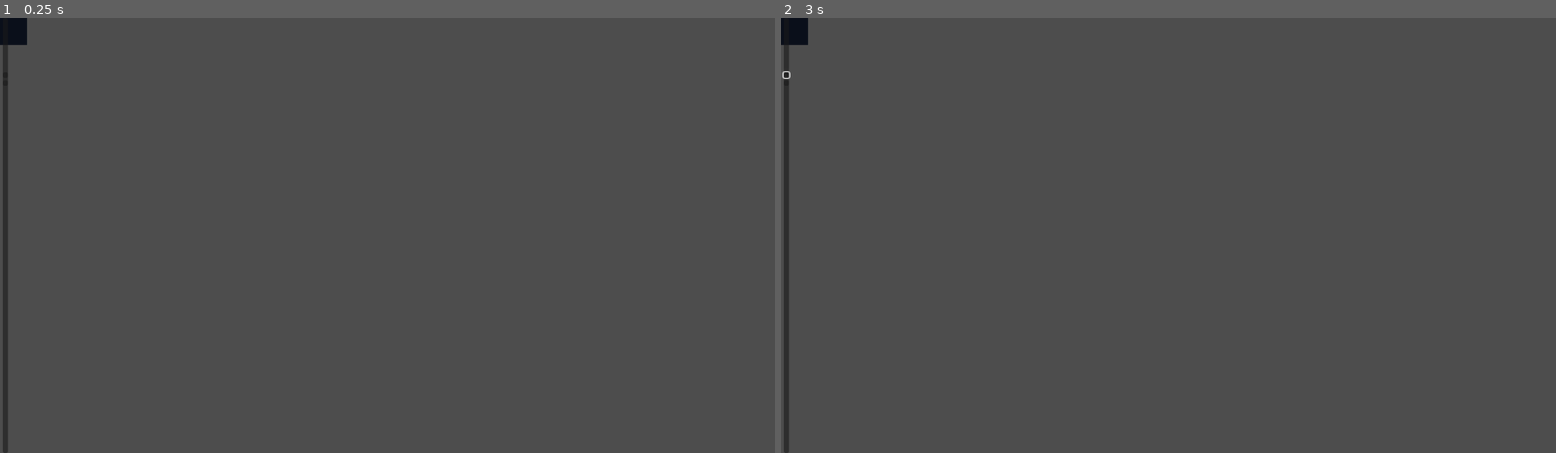
Above: before the commit, frames 1-2 (left to right).
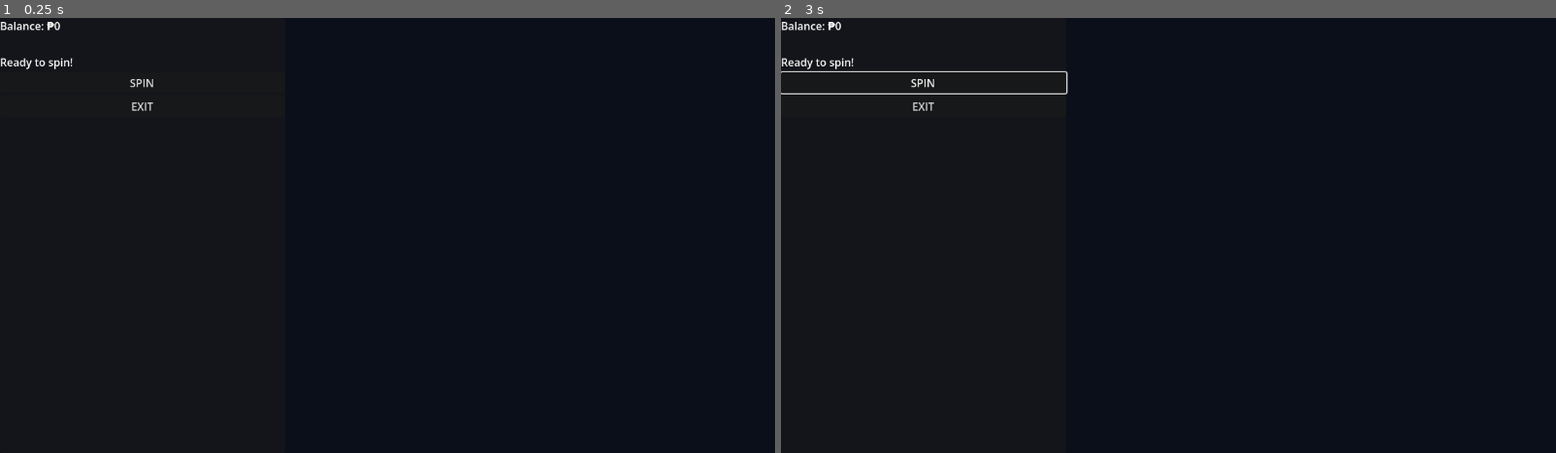
Above: after the commit, the same moments.

Repository: jbndct/After-School
Game: Godot game, scene res://scenes/SugalHub.tscn
Same seed, same stepped clock (60 frames per second), same inputs: the game is played once before the commit and once after it. This scene is started directly instead of the project's main scene.
Inputs (mouse positions are in pixels of both pictures, inside the frame that each line leads up to; where the layout moved, square brackets give the same spot in the first picture):
- Up to frame 1 (0.25 s): no input
- Up to frame 2 (3 s): click (920, 83) [788, 74] at 0.5 s; tap Enter at 1.25, 2.75 s; move the mouse to (1339, 213) at 1.27 s; hold D (move_right) 1.28-2.78 s; click (1339, 213) at 1.42 s; tap Space at 2 s; move the mouse to (1013, 257) at 2.02 s; move the mouse to (1246, 139) at 2.77 s; hold Left (move_left) from 2.78 s (still down)

The runs differ from the first frame. In frame 1, 100% of the frame differs, in the area x 0-100%, y 0-100%; in frame 2, 100%.
Error after the commit: Attempt to call function 'add_child' in base 'null instance' on a null instance. (res://scenes/sugal_hub.gd:37)

Commit message:
SugalHub modifications

Diff:
--- a/scenes/SugalHub.tscn
+++ b/scenes/SugalHub.tscn
@@ -1,4 +1,6 @@
 [gd_scene format=3 uid="uid://bvif1vja8r37w"]
+
+[ext_resource type="Script" uid="uid://dg00b0csfq2wy" path="res://scenes/sugal_hub.gd" id="1_3kho2"]
 
 [node name="SugalHub" type="Control" unique_id=862425061]
 layout_mode = 3
@@ -7,11 +9,15 @@
 anchor_bottom = 1.0
 grow_horizontal = 2
 grow_vertical = 2
+script = ExtResource("1_3kho2")
 
 [node name="ColorRect" type="ColorRect" parent="." unique_id=720322735]
 layout_mode = 1
-offset_right = 40.0
-offset_bottom = 40.0
+anchors_preset = 15
+anchor_right = 1.0
+anchor_bottom = 1.0
+grow_horizontal = 2
+grow_vertical = 2
 color = Color(0.039215688, 0.05882353, 0.101960786, 1)
 
 [node name="HBoxContainer" type="HBoxContainer" parent="." unique_id=180733631]
@@ -22,11 +28,11 @@
 grow_horizontal = 2
 grow_vertical = 2
 
-[node name="GridContainer" type="GridContainer" parent="HBoxContainer" unique_id=1973298175]
+[node name="PanelContainer" type="PanelContainer" parent="HBoxContainer" unique_id=2045757715]
 layout_mode = 2
-columns = 6
 
-[node name="PanelContainer" type="PanelContainer" parent="HBoxContainer" unique_id=2045757715]
+[node name="GameBoard" type="Control" parent="HBoxContainer/PanelContainer" unique_id=1256660755]
+custom_minimum_size = Vector2(424, 352)
 layout_mode = 2
 
 [node name="VBoxContainer" type="VBoxContainer" parent="HBoxContainer/PanelContainer" unique_id=2079210119]
@@ -34,15 +40,19 @@
 
 [node name="BalanceLabel" type="Label" parent="HBoxContainer/PanelContainer/VBoxContainer" unique_id=154744673]
 layout_mode = 2
+text = "Balance: ₱0"
 
 [node name="BetLabel" type="Label" parent="HBoxContainer/PanelContainer/VBoxContainer" unique_id=25794286]
 layout_mode = 2
 
 [node name="WinLabel" type="Label" parent="HBoxContainer/PanelContainer/VBoxContainer" unique_id=2050938676]
 layout_mode = 2
+text = "Ready to spin!"
 
 [node name="SpinButton" type="Button" parent="HBoxContainer/PanelContainer/VBoxContainer" unique_id=1152474578]
 layout_mode = 2
+text = "SPIN"
 
 [node name="ExitButton" type="Button" parent="HBoxContainer/PanelContainer/VBoxContainer" unique_id=1731628616]
 layout_mode = 2
+text = "EXIT"
--- a/scenes/sugal_hub.gd
+++ b/scenes/sugal_hub.gd
@@ -3,88 +3,190 @@
 const COLS = 6
 const ROWS = 5
 const SYMBOLS = ["🍋", "🍊", "🍇", "💎", "7️⃣", "⭐"]
-const WIN_THRESHOLD = 8 # Need 8 or more matching symbols anywhere to win
+const WIN_THRESHOLD = 8
+const CELL_SIZE = 64
+const GAP = 8
 
-@onready var grid_container = $HBoxContainer/GridContainer
+@onready var game_board = $HBoxContainer/GameBoard
 @onready var balance_label = $HBoxContainer/PanelContainer/VBoxContainer/BalanceLabel
 @onready var win_label = $HBoxContainer/PanelContainer/VBoxContainer/WinLabel
 @onready var spin_button = $HBoxContainer/PanelContainer/VBoxContainer/SpinButton
 @onready var exit_button = $HBoxContainer/PanelContainer/VBoxContainer/ExitButton
 
 var current_bet: int = 100
-var grid_cells: Array = []
+var grid_nodes: Array = [] # 2D array to track [col][row]
+var spin_total_win: int = 0
 
 func _ready() -> void:
-	# 1. Setup the physical grid cells
-	grid_container.columns = COLS
-	for i in range(COLS * ROWS):
-		var cell = Label.new()
-		cell.custom_minimum_size = Vector2(64, 64)
-		cell.horizontal_alignment = HORIZONTAL_ALIGNMENT_CENTER
-		cell.vertical_alignment = VERTICAL_ALIGNMENT_CENTER
-		cell.add_theme_font_size_override("font_size", 32)
-		# Optional: Add a dark background to each cell
-		var style = StyleBoxFlat.new()
-		style.bg_color = Color(0, 0, 0, 0.6)
-		cell.add_theme_stylebox_override("normal", style)
+	# 1. Setup the 2D array and draw the static background slots
+	for c in range(COLS):
+		grid_nodes.append([])
+		for r in range(ROWS):
+			grid_nodes[c].append(null)
 
-		grid_container.add_child(cell)
-		grid_cells.append(cell)
+			var slot = Panel.new()
+			slot.position = get_cell_pos(c, r)
+			slot.custom_minimum_size = Vector2(CELL_SIZE, CELL_SIZE)
+			var style = StyleBoxFlat.new()
+			style.bg_color = Color(0, 0, 0, 0.4)
+			style.corner_radius_top_left = 6
+			style.corner_radius_top_right = 6
+			style.corner_radius_bottom_left = 6
+			style.corner_radius_bottom_right = 6
+			slot.add_theme_stylebox_override("panel", style)
+			game_board.add_child(slot)
 
-	# 2. Connect signals
 	spin_button.pressed.connect(_on_spin_pressed)
 	exit_button.pressed.connect(_on_exit_pressed)
 
-	# Mark the session active in GameState
 	GameState.sugal_opened = true
 	GameState.sugal_session_active = true
 	update_ui()
+
+# Math helper to find the exact pixel location of a grid coordinate
+func get_cell_pos(col: int, row: int) -> Vector2:
+	return Vector2(col * (CELL_SIZE + GAP), row * (CELL_SIZE + GAP))
 
 func _on_spin_pressed() -> void:
 	if GameState.hand < current_bet:
 		win_label.text = "Insufficient funds. Take a loan?"
 		return
 
-	# Deduct bet and track losses
 	GameState.deduct_money(current_bet)
 	GameState.sugal_total_lost += current_bet
 	win_label.text = "Spinning..."
 	spin_button.disabled = true
-
 	spin()
 
 func spin() -> void:
-	# 1. Randomize grid and count symbols
-	var symbol_counts = {}
-	for cell in grid_cells:
-		var random_sym = SYMBOLS.pick_random()
-		cell.text = random_sym
-		symbol_counts[random_sym] = symbol_counts.get(random_sym, 0) + 1
+	spin_total_win = 0
+	win_label.add_theme_color_override("font_color", Color.WHITE)
 
-	# 2. Evaluate scatter wins
-	evaluate_wins(symbol_counts)
+	# Clear existing board visuals with an explosive scale tween
+	var clear_tween = create_tween().set_parallel(true)
+	for c in range(COLS):
+		for r in range(ROWS):
+			var lbl = grid_nodes[c][r]
+			if lbl:
+				clear_tween.tween_property(lbl, "scale", Vector2.ZERO, 0.2)
+				lbl.queue_free()
+			grid_nodes[c][r] = null
 
-	update_ui()
-	spin_button.disabled = false
+	if clear_tween.get_tween_count() > 0:
+		await clear_tween.finished
 
-func evaluate_wins(counts: Dictionary) -> void:
-	var total_win = 0
+	# Spawn the initial grid falling from above
+	var drop_tween = create_tween().set_parallel(true).set_trans(Tween.TRANS_BOUNCE).set_ease(Tween.EASE_OUT)
+	for c in range(COLS):
+		for r in range(ROWS):
+			var lbl = spawn_symbol(c, r)
+			# Teleport it high above the screen
+			lbl.position.y -= 500 + (r * 50)
+			# Tween it down to its actual position
+			drop_tween.tween_property(lbl, "position", get_cell_pos(c, r), 0.6 + (r * 0.1))
+
+	await drop_tween.finished
+	await process_cascades()
+
+func spawn_symbol(col: int, row: int) -> Label:
+	var lbl = Label.new()
+	lbl.text = SYMBOLS.pick_random()
+	lbl.custom_minimum_size = Vector2(CELL_SIZE, CELL_SIZE)
+	lbl.horizontal_alignment = HORIZONTAL_ALIGNMENT_CENTER
+	lbl.vertical_alignment = VERTICAL_ALIGNMENT_CENTER
+	lbl.add_theme_font_size_override("font_size", 38)
+
+	# Pivot in the center so it scales neatly when exploding
+	lbl.pivot_offset = Vector2(CELL_SIZE / 2.0, CELL_SIZE / 2.0)
+	lbl.position = get_cell_pos(col, row)
+
+	game_board.add_child(lbl)
+	grid_nodes[col][row] = lbl
+	return lbl
+
+func process_cascades() -> void:
+	var counts = {}
+	for c in range(COLS):
+		for r in range(ROWS):
+			var sym = grid_nodes[c][r].text
+			counts[sym] = counts.get(sym, 0) + 1
+
 	var winning_symbols = []
-
 	for sym in counts:
 		if counts[sym] >= WIN_THRESHOLD:
 			winning_symbols.append(sym)
-			# Payout formula: Base multiplier + extra for every symbol over the threshold
+
+	if winning_symbols.size() > 0:
+		for sym in winning_symbols:
 			var multiplier = 1.0 + ((counts[sym] - WIN_THRESHOLD) * 0.5)
-			total_win += int(current_bet * multiplier)
+			spin_total_win += int(current_bet * multiplier)
 
-	if total_win > 0:
-		GameState.add_money(total_win)
-		win_label.text = "WIN: ₱" + str(total_win) + " (" + ", ".join(winning_symbols) + "x" + ")"
-		win_label.add_theme_color_override("font_color", Color.GREEN)
+		win_label.text = "CASCADE! Win so far: ₱" + str(spin_total_win)
+		await get_tree().create_timer(0.4).timeout
+
+		# Explode winning symbols visually
+		var explode_tween = create_tween().set_parallel(true)
+		for c in range(COLS):
+			for r in range(ROWS):
+				var lbl = grid_nodes[c][r]
+				if lbl and lbl.text in winning_symbols:
+					explode_tween.tween_property(lbl, "scale", Vector2.ZERO, 0.3).set_trans(Tween.TRANS_BACK).set_ease(Tween.EASE_IN)
+
+		await explode_tween.finished
+
+		# Delete them from memory and the 2D array
+		for c in range(COLS):
+			for r in range(ROWS):
+				var lbl = grid_nodes[c][r]
+				if lbl and lbl.text in winning_symbols:
+					lbl.queue_free()
+					grid_nodes[c][r] = null
+
+		await apply_gravity()
+		await process_cascades()
+
 	else:
-		win_label.text = "No win."
-		win_label.add_theme_color_override("font_color", Color.GRAY)
+		if spin_total_win > 0:
+			GameState.add_money(spin_total_win)
+			win_label.text = "TOTAL WIN: ₱" + str(spin_total_win)
+			win_label.add_theme_color_override("font_color", Color.GREEN)
+		else:
+			win_label.text = "No win."
+			win_label.add_theme_color_override("font_color", Color.GRAY)
+
+		update_ui()
+		spin_button.disabled = false
+
+func apply_gravity() -> void:
+	var gravity_tween = create_tween().set_parallel(true).set_trans(Tween.TRANS_QUAD).set_ease(Tween.EASE_IN)
+	var has_movement = false
+
+	for c in range(COLS):
+		var empty_spaces = 0
+		# Read column bottom to top
+		for r in range(ROWS - 1, -1, -1):
+			var lbl = grid_nodes[c][r]
+			if lbl == null:
+				empty_spaces += 1
+			elif empty_spaces > 0:
+				# Move existing symbol down
+				var new_row = r + empty_spaces
+				grid_nodes[c][new_row] = lbl
+				grid_nodes[c][r] = null
+				gravity_tween.tween_property(lbl, "position", get_cell_pos(c, new_row), 0.25)
+				has_movement = true
+
+		# Spawn new symbols to fill the empty void at the top
+		for i in range(empty_spaces):
+			var new_row = (empty_spaces - 1) - i
+			var lbl = spawn_symbol(c, new_row)
+			lbl.position.y -= 400 + (i * 50) # Start above screen
+			gravity_tween.tween_property(lbl, "position", get_cell_pos(c, new_row), 0.3 + (i * 0.1)).set_ease(Tween.EASE_OUT).set_trans(Tween.TRANS_BOUNCE)
+			has_movement = true
+
+	if has_movement:
+		await gravity_tween.finished
+		await get_tree().create_timer(0.2).timeout # Brief pause before checking new wins
 
 func update_ui() -> void:
 	balance_label.text = "E-Pera: ₱" + str(GameState.hand)
